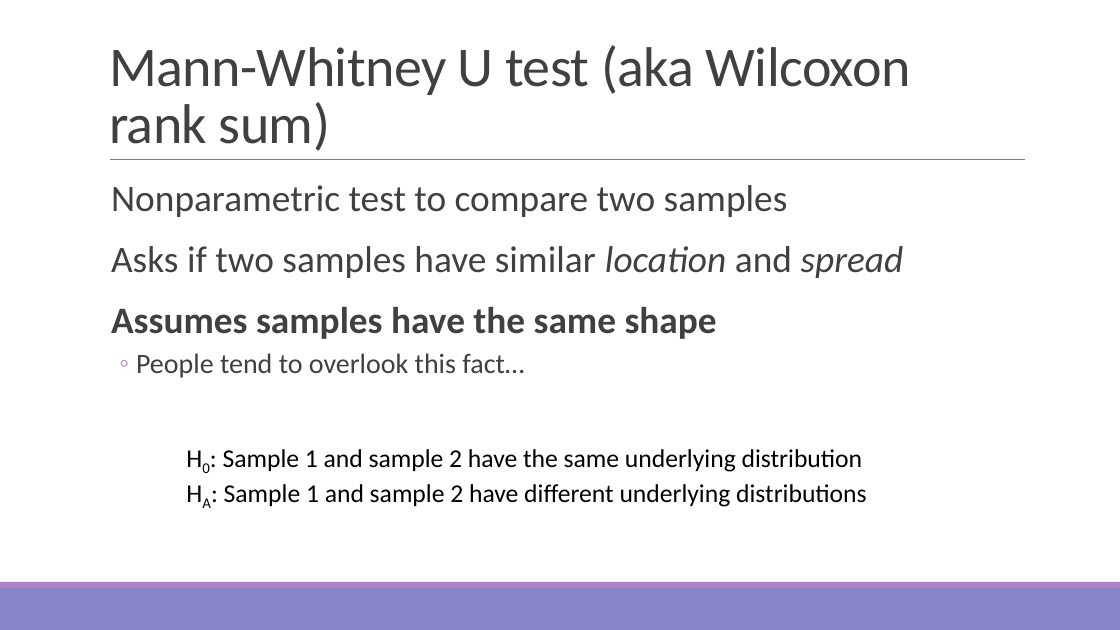
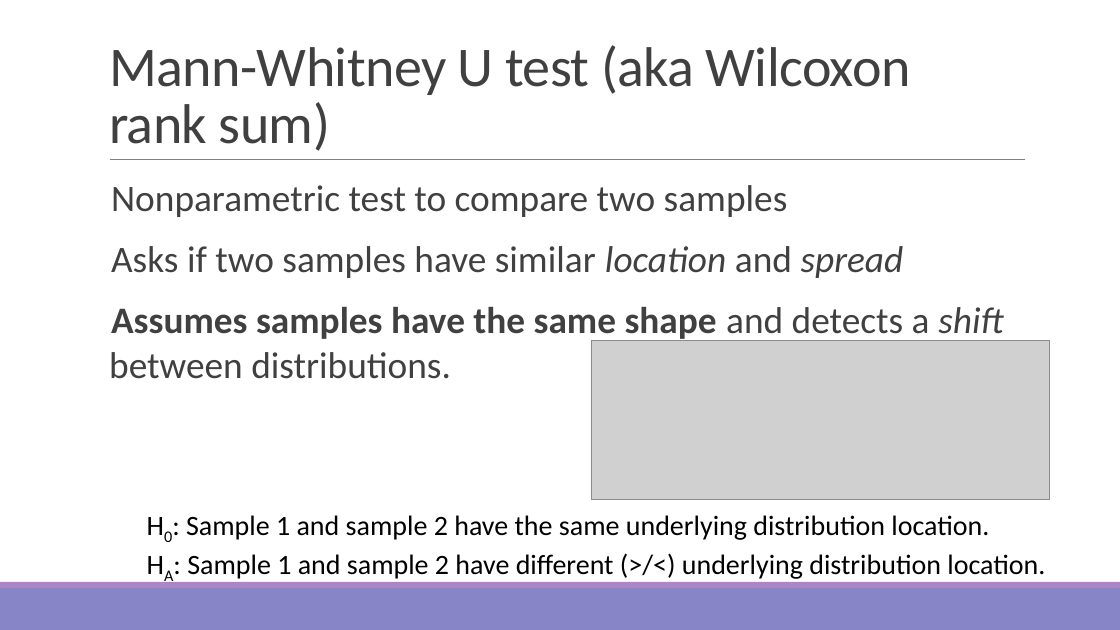
Before and after one commit to sjspielman/bio5312_fall2017, a slide deck: slide 19 of slides/day7_nonparametric_tidyr.pptx. Drawn at 1120x630 pixels with LibreOffice and Linux fonts; fonts in the diff are those of the drawing; grey boxes stand for pictures. Boxes give left, top, right and bottom in pixels: in the first picture for what was removed or moved away, otherwise in the second. Text is boxed around its words. In the diff, an @@ line names an element or a change of style, - is before the commit and + after.

```diff
--- a/slides/day7_nonparametric_tidyr.pptx
+++ b/slides/day7_nonparametric_tidyr.pptx
@@ text at [109,307,1003,379]: text changed; bold off @@
-  Assumes samples have the same shape
-  ◦ People tend to overlook this fact…
+  Assumes samples have the same shape and detects a shift between distributions.
@@ picture added at [592,341,1050,500] @@
@@ text at [186,515,1045,579]: text changed; size 22 to 24 pt @@
-H0: Sample 1 and sample 2 have the same underlying distribution
-HA: Sample 1 and sample 2 have different underlying distributions
+H0: Sample 1 and sample 2 have the same underlying distribution location.
+HA: Sample 1 and sample 2 have different (>/<) underlying distribution location.
```
Also in this commit, not shown: 3 other slides changed, 3 slides added, 1 slide removed, 9 other files.
